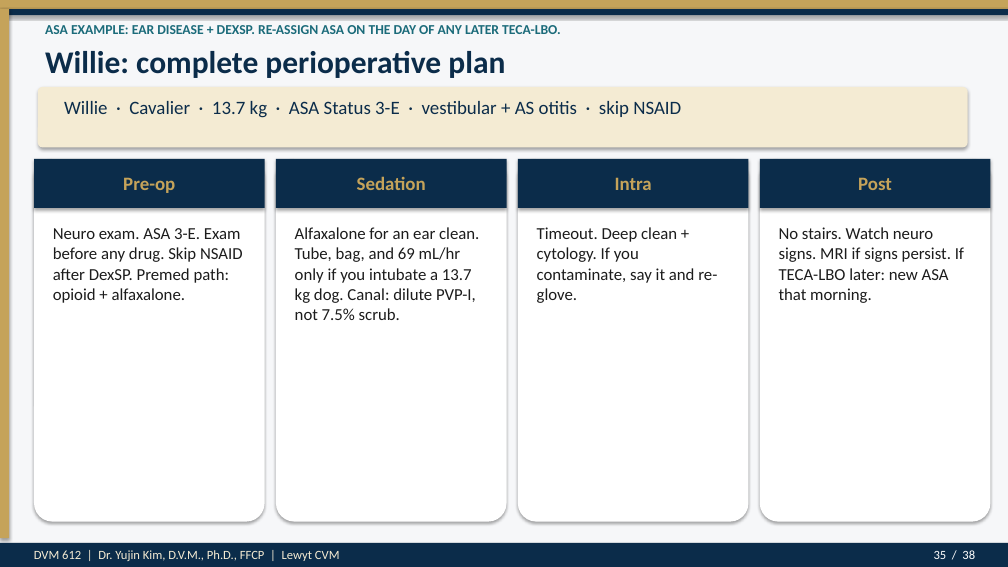
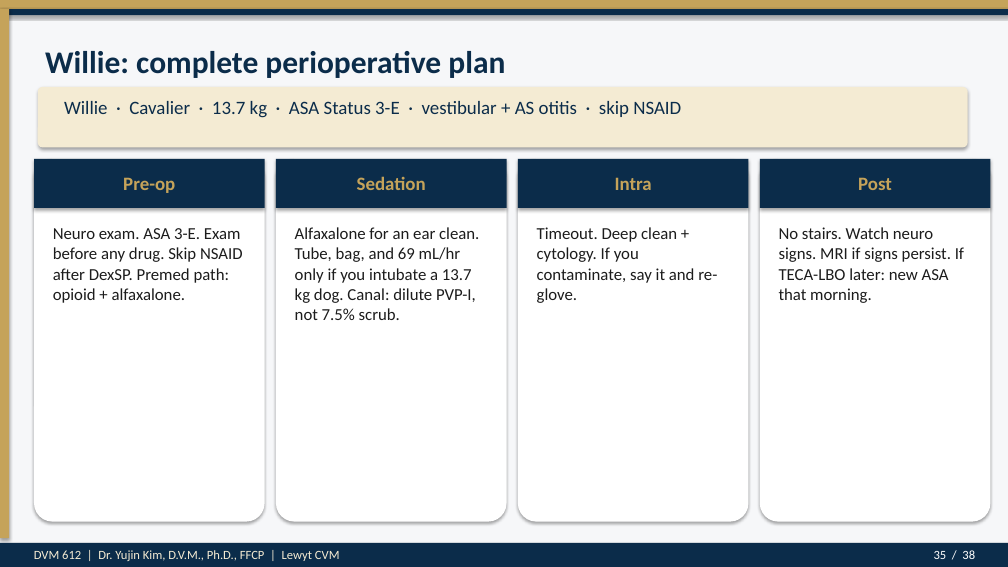
Before and after one commit to drkimvet/happycare, a slide deck: slide 35 of lectures/DVM-612_Week4_Preop_PatientPrep_Postop.pptx. Drawn at 1008x567 pixels with LibreOffice and Linux fonts; fonts in the diff are those of the drawing. Boxes give left, top, right and bottom in pixels: in the first picture for what was removed or moved away, otherwise in the second. Text is boxed around its words. In the diff, an @@ line names an element or a change of style, - is before the commit and + after.

```diff
--- a/lectures/DVM-612_Week4_Preop_PatientPrep_Postop.pptx
+++ b/lectures/DVM-612_Week4_Preop_PatientPrep_Postop.pptx
@@ text removed at [45, 25, 561, 34] @@
-ASA EXAMPLE: EAR DISEASE + DEXSP. RE-ASSIGN ASA ON THE DAY OF ANY LATER TECA-LBO.
```
Also in this commit, not shown: 34 other slides changed, 2 other files.
